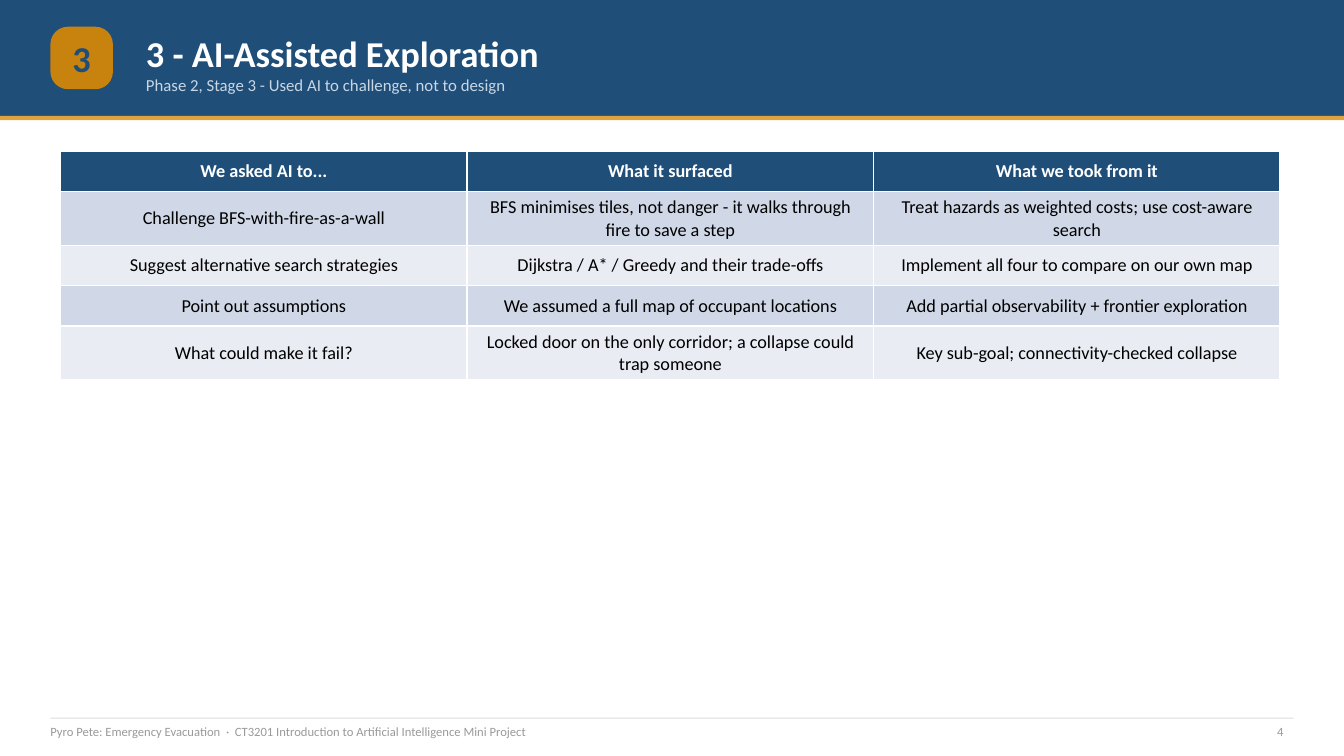
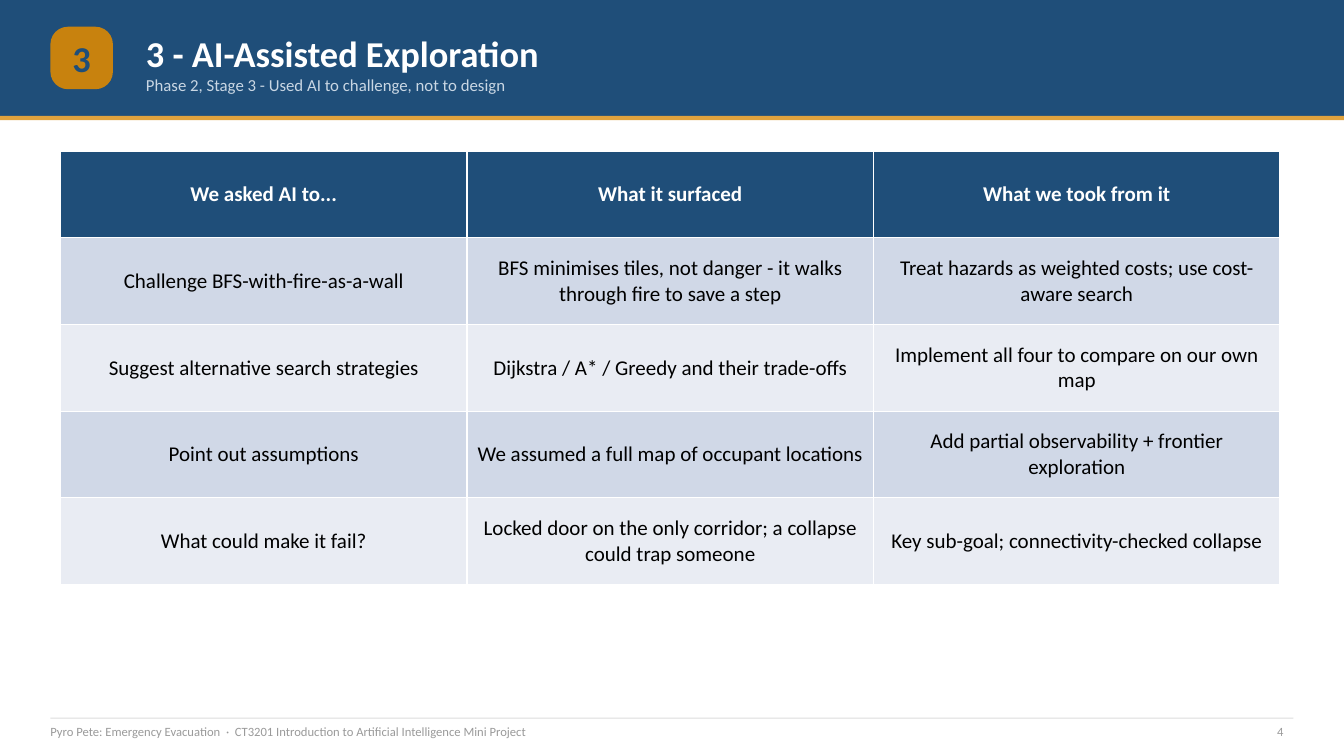
Before and after one commit to Jeb-Lee/CT3201_AI, a slide deck: slide 4 of docs/report/CT3201_Slides.pptx. Drawn at 1344x756 pixels with LibreOffice and Linux fonts; fonts in the diff are those of the drawing. Boxes give left, top, right and bottom in pixels: in the first picture for what was removed or moved away, otherwise in the second. Text is boxed around its words. In the diff, an @@ line names an element or a change of style, - is before the commit and + after.

```diff
--- a/docs/report/CT3201_Slides.pptx
+++ b/docs/report/CT3201_Slides.pptx
@@ table at (60, 151, 1279, 585) @@
@@ size 13 to 15 pt @@
```
Also in this commit, not shown: 1 other slide changed.
